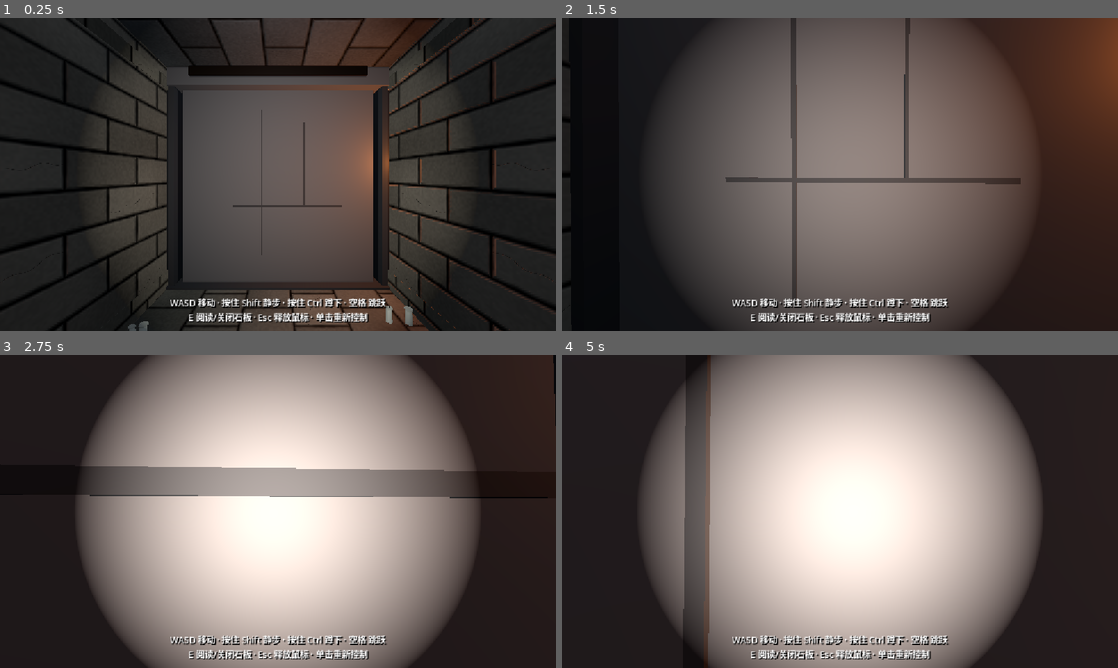
Above: before the commit, frames 1-4 (two rows, left to right).
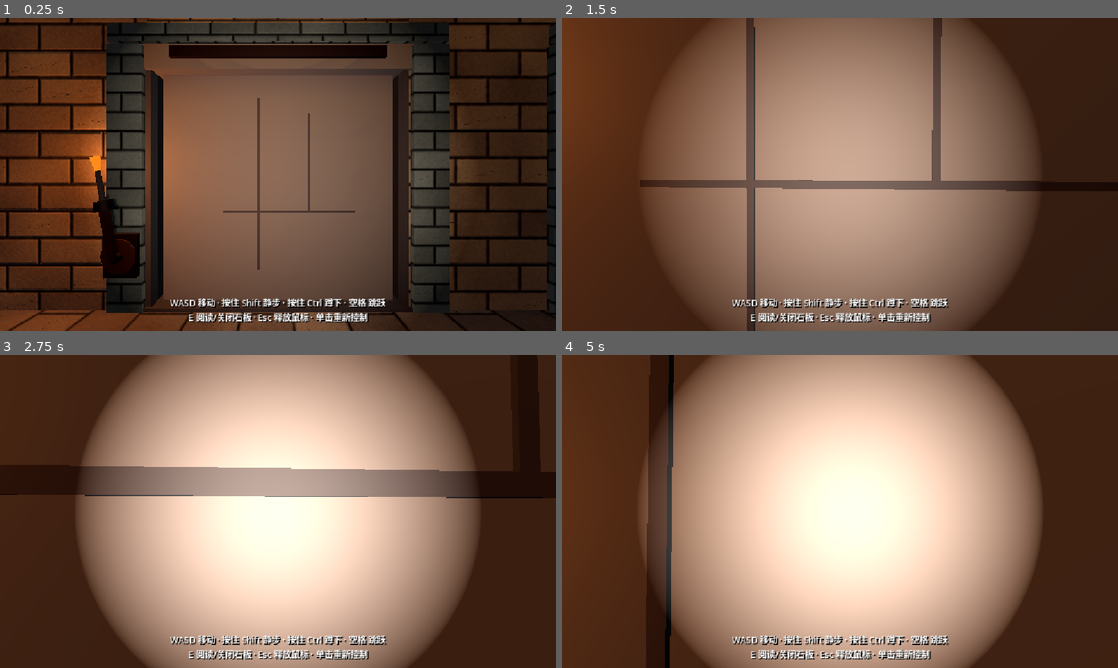
Above: after the commit, the same moments.

Repository: Baron0224/Three-Feet-Under
Game: Godot game, scene res://tomb_corridor.tscn
Two runs of this game, one before a commit and one after it. Both use one fixed random seed, a clock stepped at 60 frames per second and the inputs below. This scene is started directly instead of the project's main scene.
Inputs (mouse positions are in pixels of both pictures, inside the frame that each line leads up to):
- Up to frame 1 (0.25 s): no input
- Up to frame 2 (1.5 s): tap Enter at 0.5 s; move the mouse to (867, 174) at 0.52 s; press the mouse at (867, 174) at 0.53 s; hold W (move_forward) from 0.53 s (still down); tap Space (jump) at 0.77 s; move the mouse to (812, 174) at 1.27 s; release the mouse at (812, 174) at 1.28 s; tap Ctrl (crouch) at 1.35 s
- Up to frame 3 (2.75 s): keep holding W (move_forward); tap Space (jump) at 1.52 s; move the mouse to (289, 505) at 2.02 s; hold E (interact) from 2.03 s (still down)
- Up to frame 4 (5 s): keep holding W (move_forward); tap R (retry_level) at 2.75, 4.25 s; move the mouse to (834, 517) at 2.77 s; release E (interact) at 2.78 s; tap Shift (sneak) at 2.85 s; click (834, 517) at 2.92 s; tap Space (jump) at 3.02, 3.77, 4.52 s; move the mouse to (878, 514) at 3.52 s; press the mouse at (878, 514) at 3.53 s; move the mouse to (795, 508) at 4.27 s; release the mouse at (795, 508) at 4.28 s; tap Ctrl (crouch) at 4.35 s

The runs differ from the first frame. In frame 1, 64% of the frame differs, in the area x 0-100%, y 0-100%; in frame 2, 78%; in frame 3, 58%; in frame 4, 81%.

Commit message:
fix: place torch-lever wall in Hub02 east doorway with visible left torch
Torch vanished because wall was at Chasm07 (20.5,-30) with lever buried in
scaled EastWing stone. Move slab flush with hub east opening (12.35,0,-30),
torch on left jamb (north) at waist height y=1.15, stick out toward hub;
brighter flame. Spawn at (8.5,1.2,-30). Local only.

Diff:
--- a/three-feet-under/tomb_corridor.tscn
+++ b/three-feet-under/tomb_corridor.tscn
@@ -2474,7 +2474,7 @@
 transform = Transform3D(1, 0, 0, 0, 1, 0, 0, 0, 1, 0, 2.41, 17.55)
 
 [node name="player" type="CharacterBody3D" parent="." unique_id=144523109]
-transform = Transform3D(0, 0, -1, 0, 1, 0, 1, 0, 0, 16.0, 1.2, -30)
+transform = Transform3D(0, 0, -1, 0, 1, 0, 1, 0, 0, 8.5, 1.2, -30)
 script = ExtResource("1_et3i4")
 
 [node name="CollisionShape3D" type="CollisionShape3D" parent="player" unique_id=2089584757]
@@ -4321,16 +4321,16 @@
 transform = Transform3D(1, 0, 0, 0, 1, 0, 0, 0, 1, 0, 1.2, -36)
 
 [node name="TorchLeverWall" parent="." instance=ExtResource("TorchLeverWall")]
-transform = Transform3D(0, 0, -1, 0, 1, 0, 1, 0, 0, 20.5, 0, -30)
-opening_width = 4.2
+transform = Transform3D(0, 0, -1, 0, 1, 0, 1, 0, 0, 12.35, 0, -30)
+opening_width = 4.3
 opening_height = 4.4
 prompt_path = NodePath("../HUD/InteractPrompt")
 allow_debug_interact = true
 require_torch_item = false
-lever_on_right = true
+lever_on_right = false
 
 [node name="TorchLeverWallTestSpawn" type="Marker3D" parent="."]
-transform = Transform3D(0, 0, -1, 0, 1, 0, 1, 0, 0, 16.0, 1.2, -30)
+transform = Transform3D(0, 0, -1, 0, 1, 0, 1, 0, 0, 8.5, 1.2, -30)
 
 [node name="EastWing" type="Node3D" parent="." unique_id=392047440]
 transform = Transform3D(1.5, 0, 0, 0, 1.5, 0, 0, 0, 1.5, 0, 0, 0)
--- a/three-feet-under/torch_lever_wall.gd
+++ b/three-feet-under/torch_lever_wall.gd
@@ -30,7 +30,7 @@
 @export var allow_debug_interact := true
 @export var require_torch_item := false
 @export var prompt_path: NodePath = NodePath("../HUD/InteractPrompt")
-@export var lever_on_right := true
+@export var lever_on_right := false
 
 var _opened := false
 var _opening := false
@@ -357,7 +357,8 @@
 	var side := 1.0 if lever_on_right else -1.0
 	var lever_root := Node3D.new()
 	lever_root.name = "Gen_TorchLever"
-	lever_root.position = Vector3(side * (opening_width * 0.5 + 0.55), opening_height * 0.28, 0.35)
+	# Left of doorway when facing the slab; low (waist/chest); proud of wall toward player.
+	lever_root.position = Vector3(side * (opening_width * 0.5 + 0.42), 1.15, 0.55)
 
 	# Ornate bronze pivot plate
 	_mesh_box(lever_root, "Plate", Vector3(0.55, 0.7, 0.08), Vector3(0, 0, -0.05), _bronze_dark)
@@ -374,13 +375,13 @@
 	_mesh_cyl(arm, "Cup", 0.12, 0.14, 0.16, Vector3(0, 0.85, 0.12), _bronze_dark, 14)
 	# Torch stick in cup
 	_mesh_cyl(arm, "TorchStick", 0.035, 0.04, 0.55, Vector3(0, 1.15, 0.12), _stone_dark, 8)
-	_mesh_cyl(arm, "Flame", 0.05, 0.02, 0.22, Vector3(0, 1.48, 0.12), _flame_mat, 8)
+	_mesh_cyl(arm, "Flame", 0.07, 0.025, 0.28, Vector3(0, 1.48, 0.12), _flame_mat, 8)
 
 	var light := OmniLight3D.new()
 	light.name = "FlameLight"
 	light.light_color = Color(1.0, 0.55, 0.25)
-	light.light_energy = 1.4
-	light.omni_range = 5.0
+	light.light_energy = 2.2
+	light.omni_range = 6.5
 	light.position = Vector3(0, 1.5, 0.12)
 	arm.add_child(light)
 	_flame_light = light
--- a/three-feet-under/torch_lever_wall.tscn
+++ b/three-feet-under/torch_lever_wall.tscn
@@ -8,3 +8,4 @@
 opening_height = 4.4
 allow_debug_interact = true
 require_torch_item = false
+lever_on_right = false
Not shown: 1 places in three-feet-under/torch_lever_wall.tscn that only renumber resources
